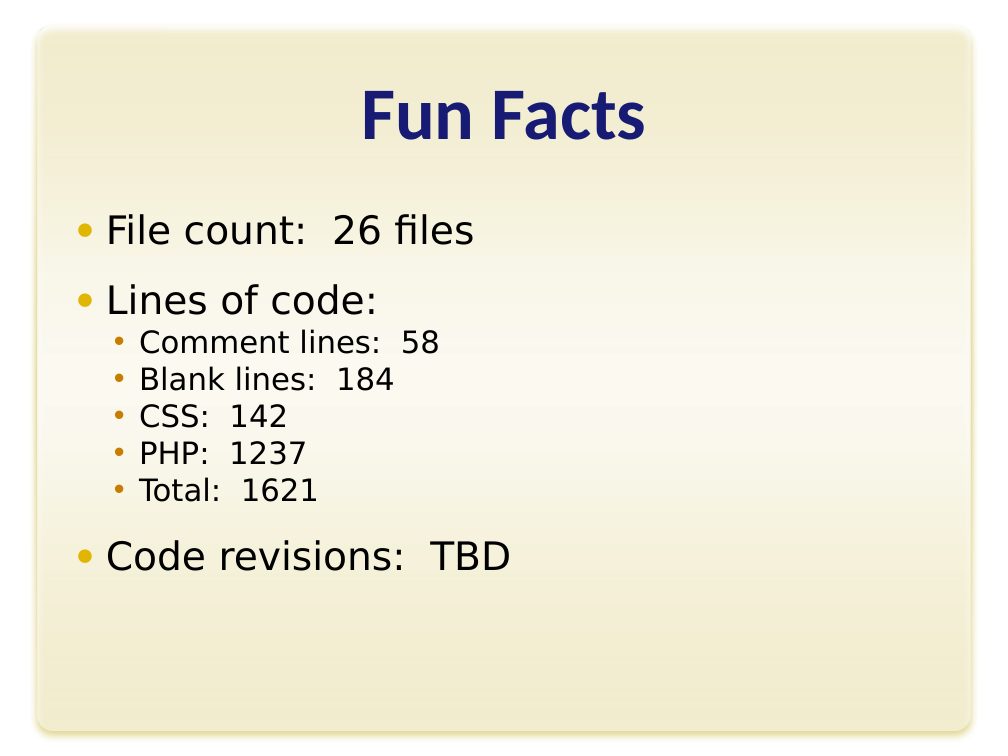
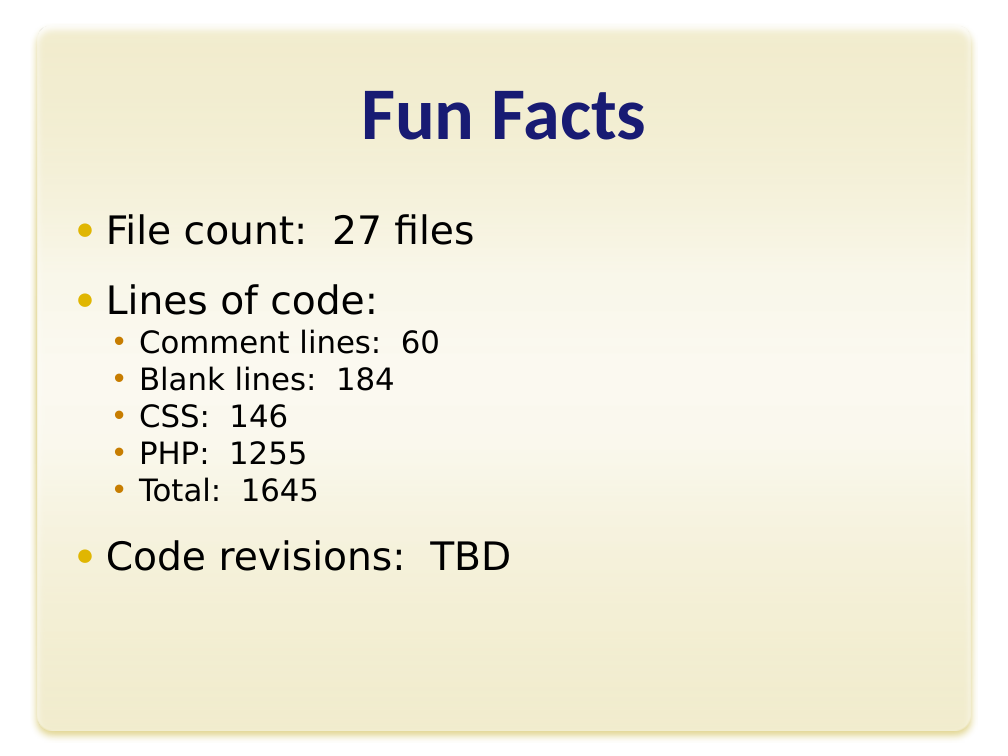
Before and after one commit to yokeholy/jin-jason-forum, a slide deck: slide 10 of J2_Forum.pptx. Drawn at 1008x756 pixels with LibreOffice and Linux fonts; fonts in the diff are those of the drawing; background and template pictures are left out. Boxes give left, top, right and bottom in pixels: in the first picture for what was removed or moved away, otherwise in the second. Text is boxed around its words. In the diff, an @@ line names an element or a change of style, - is before the commit and + after.

Commit message:
reviewed PowerPoint

```diff
--- a/J2_Forum.pptx
+++ b/J2_Forum.pptx
@@ text at [106, 214, 474, 245]: text changed @@
-● File count: 26 files
+● File count: 27 files
@@ text at [139, 329, 440, 354]: text changed @@
-  • Comment lines: 58
+  • Comment lines: 60
@@ text at [139, 404, 319, 502]: text changed @@
-  • CSS: 142
-  • PHP: 1237
-  • Total: 1621
+  • CSS: 146
+  • PHP: 1255
+  • Total: 1645
```
